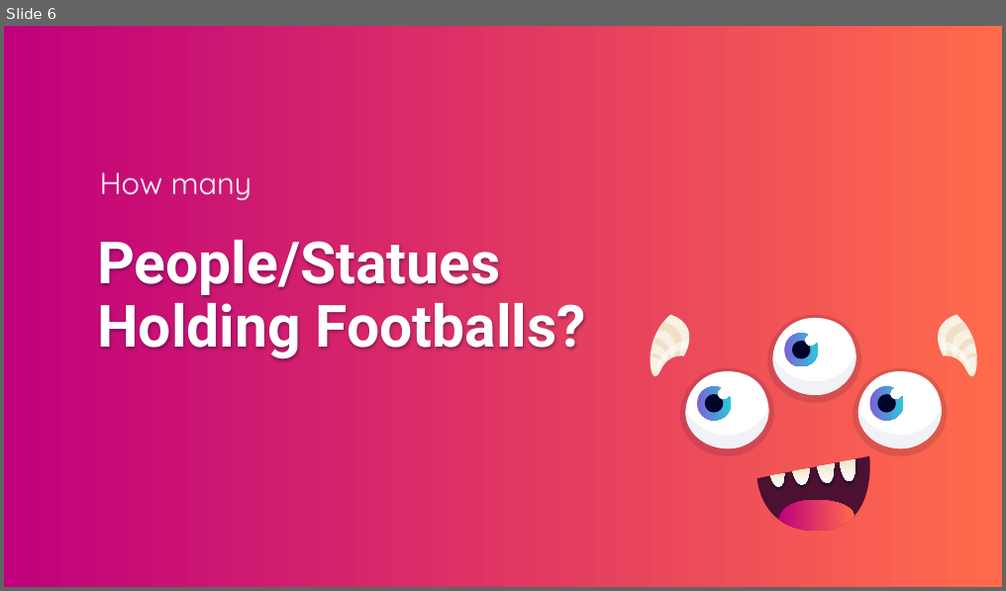
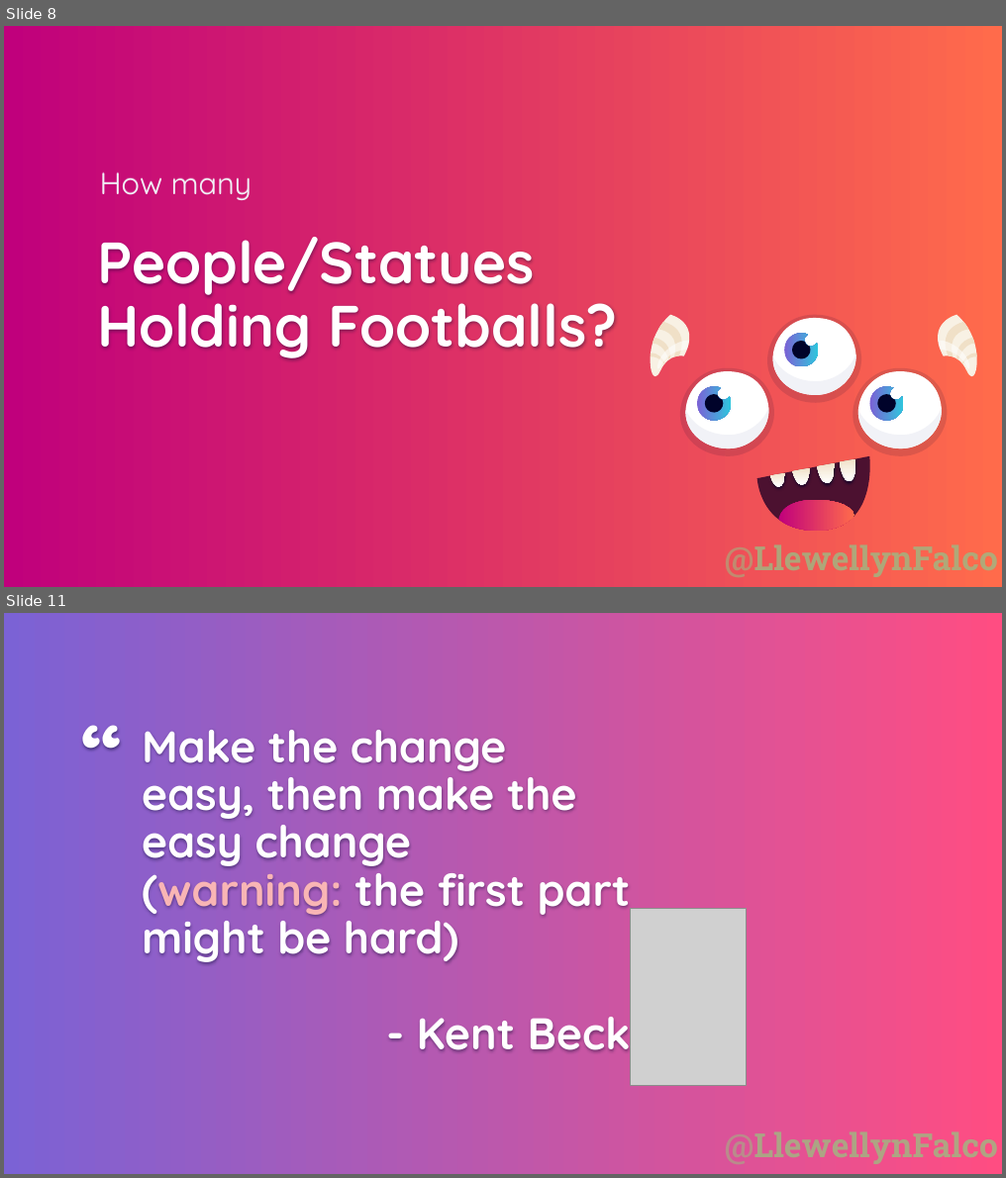
Before and after one commit to LearnWithLlew/ManyOfOne.slides, a slide deck: Patterns-ManyOfOne.pptx. Shown one above the other, each under a label of ours: slide 6 before the commit, slides 8 and 11 after it; the slides between them are not shown. The pictures are 1006x591 and 1006x1178 pixels, drawn with LibreOffice and Linux fonts; fonts in the diff are those of the drawing; grey boxes stand for pictures; background and template pictures are left out. Boxes give left, top, right and bottom in pixels: in the first picture for what was removed or moved away, otherwise in the second. Text is boxed around its words. In the diff, an @@ line names an element or a change of style, - is before the commit and + after.

```diff
--- a/Patterns-ManyOfOne.pptx
+++ b/Patterns-ManyOfOne.pptx
@@ slide 11 added at box(4, 613, 1002, 1174), background picture (left out); not listed: 1 template element that a slide beside it also shows @@
@@ text added at box(82, 712, 149, 782), 65 pt, text #FFFFFF, bold @@
+“
@@ text added at box(142, 730, 631, 1061), 32 pt, text #FFFFFF, bold @@
+Make the change easy, then make the easy change
+(warning: the first part might be hard)
+- Kent Beck
@@ picture added at box(631, 908, 746, 1086) @@
@@ what was slide 6 is now slide 8 @@
@@ slide 8 changed as well @@
@@ title "People/Statues Holding Footballs?" at box(97, 237, 618, 361): font Roboto to Quicksand @@
@@ text added at box(725, 545, 998, 577), 24 pt, text #A0B782 at 81% opacity, bold @@
+@LlewellynFalco
```
Also in this commit, not shown: 30 other slides changed, 21 other slides added, 4 slides removed, 1 other file.
